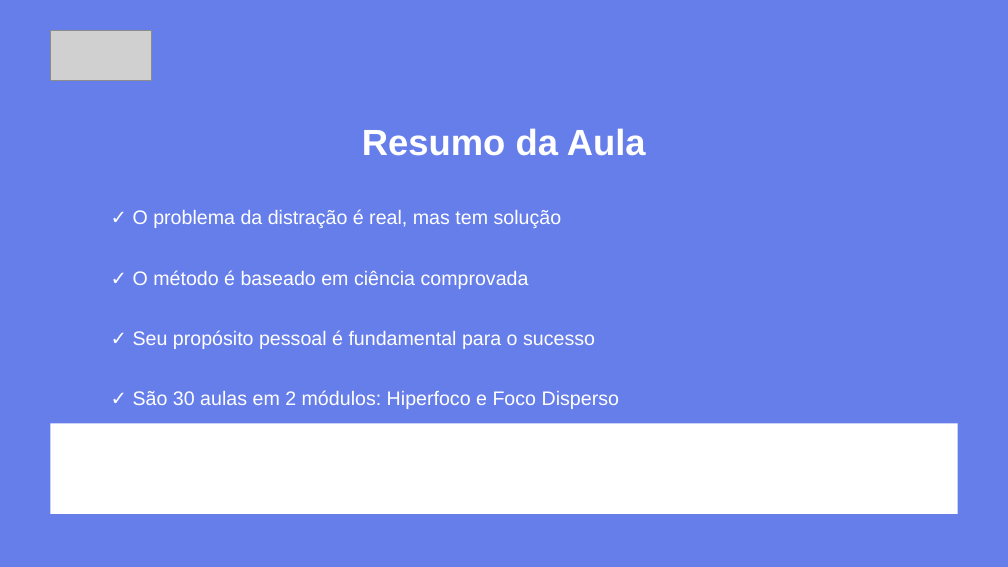
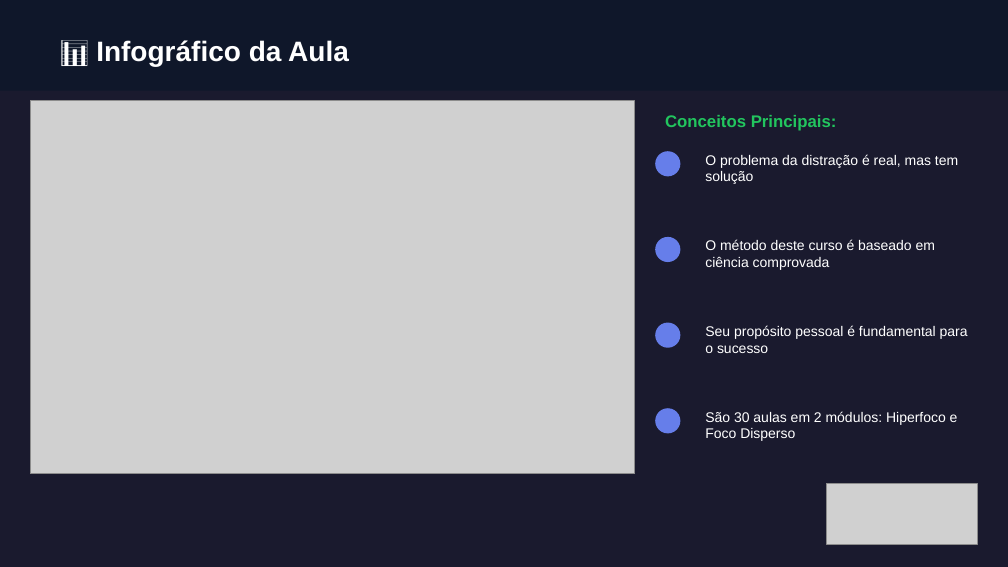
Before and after one commit to almirmeira/educa-com-talento, a slide deck: slide 8 of apresentacoes/foco-produtividade/aula-01-credibilidade-proposito.pptx (slide 7 before the commit). Drawn at 1008x567 pixels with LibreOffice and Linux fonts; fonts in the diff are those of the drawing; grey boxes stand for pictures. Boxes give left, top, right and bottom in pixels: in the first picture for what was removed or moved away, otherwise in the second. Text is boxed around its words. In the diff, an @@ line names an element or a change of style, - is before the commit and + after.

```diff
--- a/apresentacoes/foco-produtividade/aula-01-credibilidade-proposito.pptx
+++ b/apresentacoes/foco-produtividade/aula-01-credibilidade-proposito.pptx
@@ rectangle removed at (x1=0, y1=0, x2=1008, y2=566) @@
@@ rectangle added at (x1=0, y1=0, x2=1008, y2=91), fill #0F172A @@
@@ text at (x1=96, y1=40, x2=349, y2=66): text changed; size 26 to 20 pt @@
-Resumo da Aula
+📊 Infográfico da Aula
@@ picture added at (x1=30, y1=101, x2=635, y2=474) @@
@@ text added at (x1=665, y1=115, x2=837, y2=131), 12 pt, text #22C55E, bold @@
+Conceitos Principais:
@@ ellipse added at (x1=655, y1=151, x2=680, y2=176), fill #667EEA @@
@@ text at (x1=705, y1=154, x2=958, y2=184): text changed; size 14 to 10 pt @@
-✓ O problema da distração é real, mas tem solução
+O problema da distração é real, mas tem solução
@@ ellipse added at (x1=655, y1=237, x2=680, y2=262), fill #667EEA @@
@@ vertical alignment middle to top in 4 elements at (x1=705, y1=325, x2=968, y2=353), (x1=705, y1=154, x2=958, y2=184), (x1=705, y1=411, x2=958, y2=441), (x1=705, y1=239, x2=935, y2=270) @@
@@ text at (x1=705, y1=239, x2=935, y2=270): text changed; size 14 to 10 pt @@
-✓ O método é baseado em ciência comprovada
+O método deste curso é baseado em ciência comprovada
@@ ellipse added at (x1=655, y1=323, x2=680, y2=348), fill #667EEA @@
@@ text at (x1=705, y1=325, x2=968, y2=353): text changed; size 14 to 10 pt @@
-✓ Seu propósito pessoal é fundamental para o sucesso
+Seu propósito pessoal é fundamental para o sucesso
@@ ellipse added at (x1=655, y1=408, x2=680, y2=433), fill #667EEA @@
@@ text at (x1=705, y1=411, x2=958, y2=441): text changed; size 14 to 10 pt @@
-✓ São 30 aulas em 2 módulos: Hiperfoco e Foco Disperso
+São 30 aulas em 2 módulos: Hiperfoco e Foco Disperso
@@ rectangle removed at (x1=50, y1=423, x2=958, y2=514) @@
@@ picture resized from (x1=50, y1=30, x2=151, y2=81) to (x1=827, y1=484, x2=978, y2=544) @@
```
Also in this commit, not shown: 1 other slide changed, 8 slides added, 5 slides removed, 29 other files.
